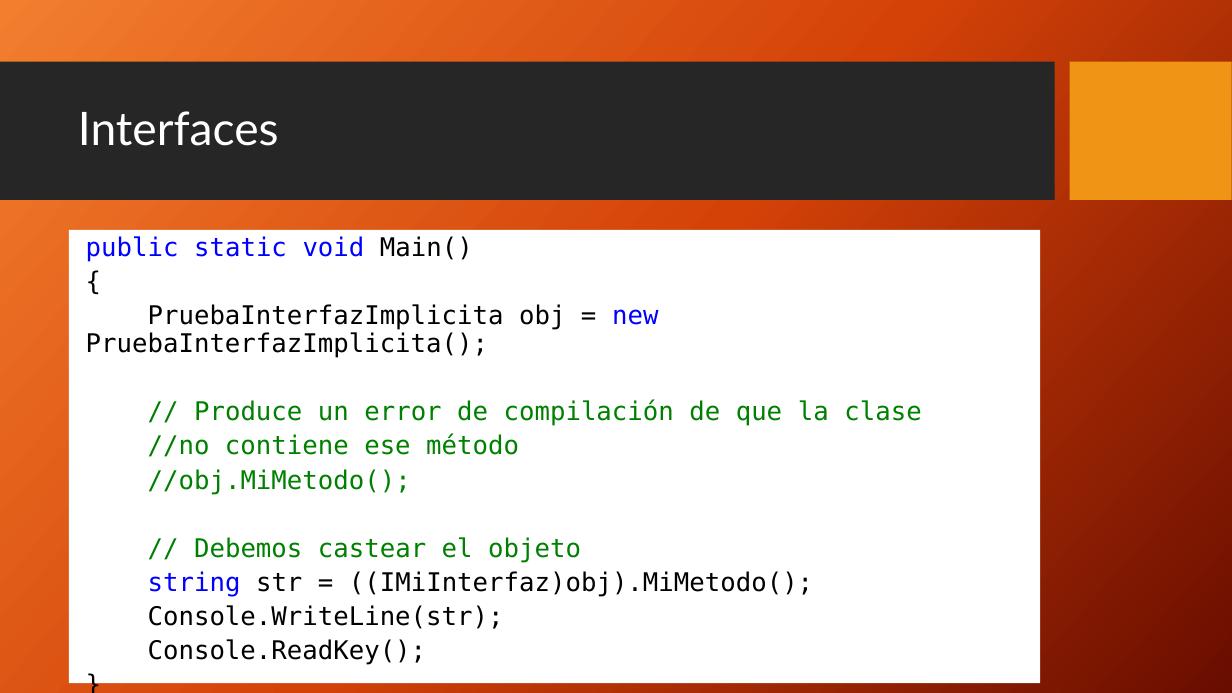
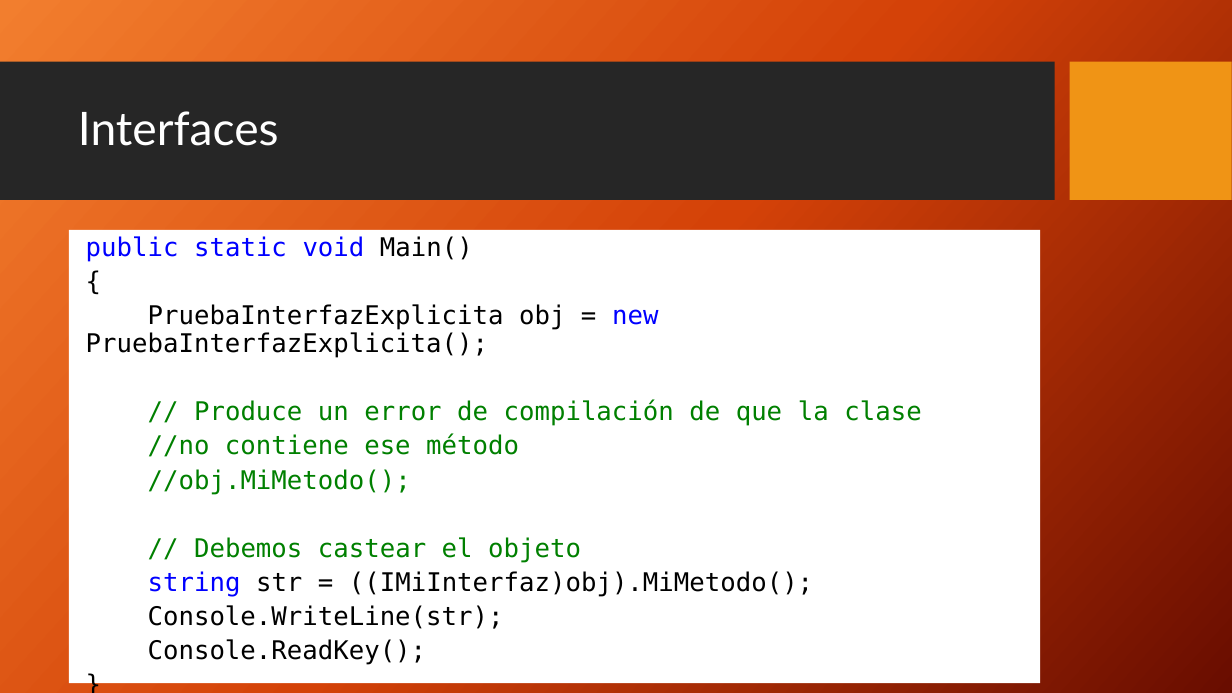
Before and after one commit to Italimante/pl2, a slide deck: slide 9 of Estudiar/Ppts/ProgramacionII_Clase_18-2018 Interfaces.pptx. Drawn at 1232x693 pixels with LibreOffice and Linux fonts; fonts in the diff are those of the drawing; background and template pictures are left out. Boxes give left, top, right and bottom in pixels: in the first picture for what was removed or moved away, otherwise in the second. Text is boxed around its words. In the diff, an @@ line names an element or a change of style, - is before the commit and + after.

```diff
--- a/Estudiar/Ppts/ProgramacionII_Clase_18-2018 Interfaces.pptx
+++ b/Estudiar/Ppts/ProgramacionII_Clase_18-2018 Interfaces.pptx
@@ text in rectangle at box(86, 304, 658, 358): text changed @@
-PruebaInterfazImplicita obj = new PruebaInterfazImplicita();
+PruebaInterfazExplicita obj = new PruebaInterfazExplicita();
```
Also in this commit, not shown: 1 other slide changed, 21 other files.
